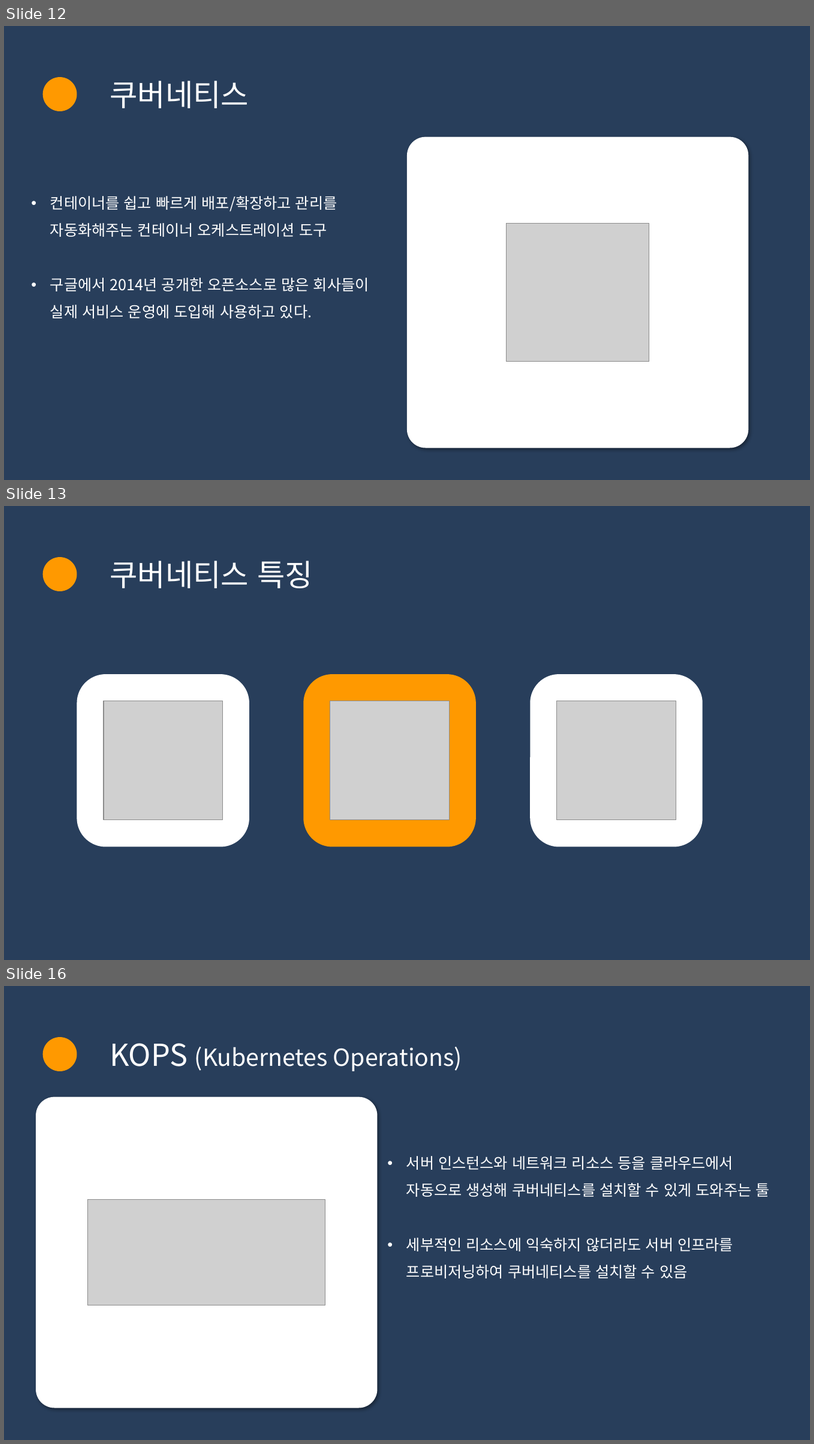
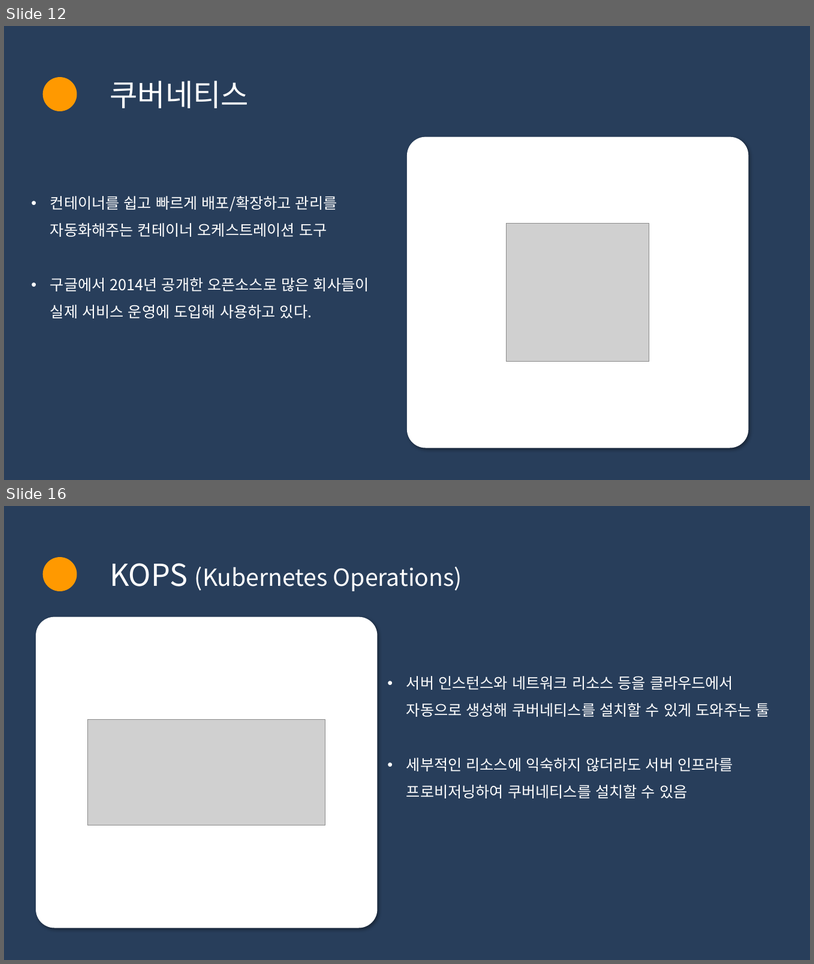
Before and after one commit to SK9604/Ansible, a slide deck: project/group/어때요 갖고싶조.ppsx. Shown one above the other, each under a label of ours: slides 12, 13 and 16 before the commit, slides 12 and 16 after it; the slides between them are not shown. The pictures are 814x1444 and 814x964 pixels, drawn with LibreOffice and Linux fonts; fonts in the diff are those of the drawing; grey boxes stand for pictures. Boxes give left, top, right and bottom in pixels: in the first picture for what was removed or moved away, otherwise in the second. Text is boxed around its words. In the diff, an @@ line names an element or a change of style, - is before the commit and + after.

```diff
--- a/project/group/어때요 갖고싶조.ppsx
+++ b/project/group/어때요 갖고싶조.ppsx
@@ slide 13 removed at (4,506,810,960), background #283E5B @@
@@ ellipse removed at (43,557,77,591) @@
@@ text removed at (110,561,313,588) @@
-쿠버네티스 특징
@@ rounded rectangle removed at (77,674,249,847) @@
@@ rounded rectangle removed at (303,674,476,847) @@
@@ rounded rectangle removed at (530,674,703,847) @@
@@ picture removed at (104,701,223,820) @@
@@ picture removed at (330,701,450,820) @@
@@ picture removed at (558,701,677,820) @@
```
Also in this commit, not shown: 4 slides changed, 10 slides added, 8 other slides removed.
